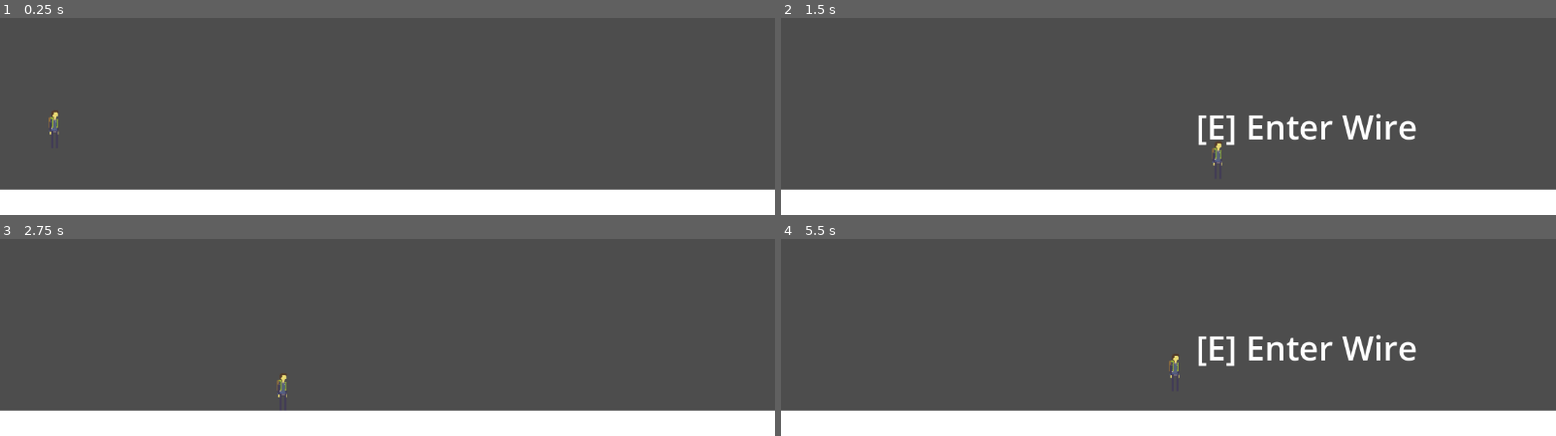
Above: before the commit, frames 1-4 (two rows, left to right).
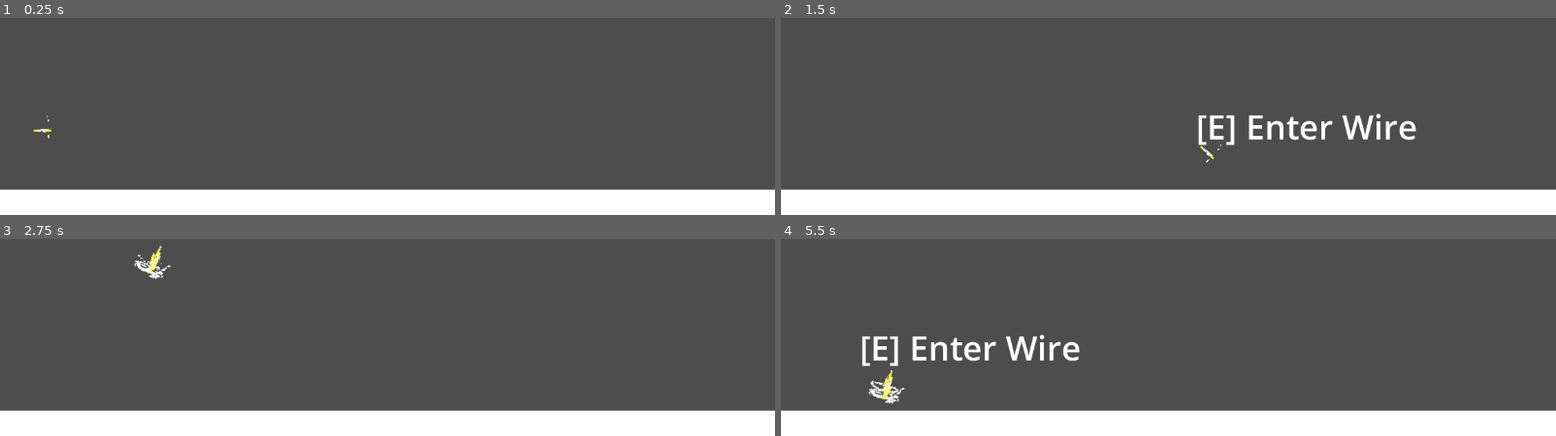
Above: after the commit, the same moments.

Repository: The-Spark-Industries/spark-energy
Game: Godot game, scene res://Master Scenes/level1.tscn
Same seed, same stepped clock (60 frames per second), same inputs: the game is played once before the commit and once after it.
Inputs:
- Up to frame 1 (0.25 s): no input
- Up to frame 2 (1.5 s): hold Right (ui_right) from 0.53 s (still down); tap E (interact) at 0.6, 1.35 s; tap Space (jump) at 0.77 s
- Up to frame 3 (2.75 s): tap Space (jump) at 1.52 s; release Right (ui_right) at 2.03 s; hold Left (ui_left) from 2.03 s (still down); tap E (interact) at 2.1 s
- Up to frame 4 (5.5 s): release Left (ui_left) at 2.78 s; hold Right (ui_right) 2.78-4.28 s; tap E (interact) every 0.75 s from 2.85 to 5.1 s; tap Space (jump) at 3.02, 3.77, 4.52 s; hold Left (ui_left) 4.28-5.03 s; hold Right (ui_right) from 5.03 s (still down)

The runs differ from the first frame. In frame 1, 0.1% of the frame differs, in the area x 4-8%, y 47-62%; in frame 2, 0.1%; in frame 3, 0.4%; in frame 4, 3.4%, in the area x 10-82%, y 48-84%.

Commit message:
Small Animation changes
Added sprites for animations

Diff:
--- a/Master Scenes/level1.tscn
+++ b/Master Scenes/level1.tscn
@@ -1,10 +1,11 @@
 [gd_scene format=3 uid="uid://c812w5iknq1es"]
 
 [ext_resource type="Script" uid="uid://ddurd58npppi" path="res://Scripts/Player.gd" id="1_vly50"]
-[ext_resource type="Texture2D" uid="uid://bbcour4btu45" path="res://1_Main Character Assets/Spark Assets/Spark Sprites/spark2.png" id="2_nuwp2"]
 [ext_resource type="Script" uid="uid://hxb45dpv1eq5" path="res://Scripts/RoomCamera.gd" id="3_roomcam"]
 [ext_resource type="PackedScene" uid="uid://b3wrn5c1q8iuw" path="res://Master Scenes/pauseMenu.tscn" id="4_nuwp2"]
+[ext_resource type="Texture2D" uid="uid://x1n81kjyuq2x" path="res://1_Main Character Assets/Spark Assets/Spark Animations/sparkSpriteSheet.png" id="4_rgorn"]
 [ext_resource type="Script" uid="uid://bqfwoq83t3tyc" path="res://Scripts/WireEnd.gd" id="4_wireend"]
+[ext_resource type="Texture2D" uid="uid://bkidejf03qdbu" path="res://1_Main Character Assets/Spark Assets/Spark Animations/explosion(1).png" id="5_tiul6"]
 [ext_resource type="Script" uid="uid://b5agu4nw8ytqn" path="res://Scripts/WirePath.gd" id="5_wirepath"]
 
 [sub_resource type="PhysicsMaterial" id="PhysicsMaterial_lyd6k"]
@@ -17,6 +18,143 @@
 
 [sub_resource type="RectangleShape2D" id="RectangleShape2D_y4dr7"]
 size = Vector2(16, 56)
+
+[sub_resource type="AtlasTexture" id="AtlasTexture_gdrb5"]
+atlas = ExtResource("4_rgorn")
+region = Rect2(0, 0, 64, 64)
+
+[sub_resource type="AtlasTexture" id="AtlasTexture_303fj"]
+atlas = ExtResource("4_rgorn")
+region = Rect2(0, 0, 64, 64)
+
+[sub_resource type="AtlasTexture" id="AtlasTexture_l37wp"]
+atlas = ExtResource("4_rgorn")
+region = Rect2(0, 64, 64, 64)
+
+[sub_resource type="AtlasTexture" id="AtlasTexture_aqaee"]
+atlas = ExtResource("4_rgorn")
+region = Rect2(0, 128, 64, 64)
+
+[sub_resource type="AtlasTexture" id="AtlasTexture_1yw1p"]
+atlas = ExtResource("4_rgorn")
+region = Rect2(0, 192, 64, 64)
+
+[sub_resource type="AtlasTexture" id="AtlasTexture_l8ajp"]
+atlas = ExtResource("4_rgorn")
+region = Rect2(64, 0, 64, 64)
+
+[sub_resource type="AtlasTexture" id="AtlasTexture_6xxqs"]
+atlas = ExtResource("4_rgorn")
+region = Rect2(64, 64, 64, 64)
+
+[sub_resource type="AtlasTexture" id="AtlasTexture_wnyvq"]
+atlas = ExtResource("4_rgorn")
+region = Rect2(64, 128, 64, 64)
+
+[sub_resource type="AtlasTexture" id="AtlasTexture_naso3"]
+atlas = ExtResource("4_rgorn")
+region = Rect2(64, 192, 64, 64)
+
+[sub_resource type="AtlasTexture" id="AtlasTexture_21y3i"]
+atlas = ExtResource("4_rgorn")
+region = Rect2(128, 0, 64, 64)
+
+[sub_resource type="AtlasTexture" id="AtlasTexture_8ifkh"]
+atlas = ExtResource("5_tiul6")
+region = Rect2(0, 0, 64, 64)
+
+[sub_resource type="AtlasTexture" id="AtlasTexture_xe1pu"]
+atlas = ExtResource("5_tiul6")
+region = Rect2(64, 0, 64, 64)
+
+[sub_resource type="AtlasTexture" id="AtlasTexture_g77rh"]
+atlas = ExtResource("5_tiul6")
+region = Rect2(128, 0, 64, 64)
+
+[sub_resource type="AtlasTexture" id="AtlasTexture_wqik4"]
+atlas = ExtResource("5_tiul6")
+region = Rect2(192, 0, 64, 64)
+
+[sub_resource type="AtlasTexture" id="AtlasTexture_0xmx1"]
+atlas = ExtResource("5_tiul6")
+region = Rect2(0, 64, 64, 64)
+
+[sub_resource type="AtlasTexture" id="AtlasTexture_m1dw6"]
+atlas = ExtResource("5_tiul6")
+region = Rect2(64, 64, 64, 64)
+
+[sub_resource type="AtlasTexture" id="AtlasTexture_2rbmd"]
+atlas = ExtResource("5_tiul6")
+region = Rect2(128, 64, 64, 64)
+
+[sub_resource type="SpriteFrames" id="SpriteFrames_211ka"]
+animations = [{
+"frames": [{
+"duration": 1.0,
+"texture": SubResource("AtlasTexture_gdrb5")
+}],
+"loop": true,
+"name": &"idle",
+"speed": 5.0
+}, {
+"frames": [{
+"duration": 0.5,
+"texture": SubResource("AtlasTexture_303fj")
+}, {
+"duration": 0.5,
+"texture": SubResource("AtlasTexture_l37wp")
+}, {
+"duration": 0.5,
+"texture": SubResource("AtlasTexture_aqaee")
+}, {
+"duration": 0.5,
+"texture": SubResource("AtlasTexture_1yw1p")
+}, {
+"duration": 0.5,
+"texture": SubResource("AtlasTexture_l8ajp")
+}, {
+"duration": 0.5,
+"texture": SubResource("AtlasTexture_6xxqs")
+}, {
+"duration": 0.5,
+"texture": SubResource("AtlasTexture_wnyvq")
+}, {
+"duration": 0.5,
+"texture": SubResource("AtlasTexture_naso3")
+}, {
+"duration": 0.5,
+"texture": SubResource("AtlasTexture_21y3i")
+}],
+"loop": true,
+"name": &"run",
+"speed": 5.0
+}, {
+"frames": [{
+"duration": 0.3,
+"texture": SubResource("AtlasTexture_8ifkh")
+}, {
+"duration": 0.3,
+"texture": SubResource("AtlasTexture_xe1pu")
+}, {
+"duration": 0.3,
+"texture": SubResource("AtlasTexture_g77rh")
+}, {
+"duration": 0.3,
+"texture": SubResource("AtlasTexture_wqik4")
+}, {
+"duration": 0.3,
+"texture": SubResource("AtlasTexture_0xmx1")
+}, {
+"duration": 0.3,
+"texture": SubResource("AtlasTexture_m1dw6")
+}, {
+"duration": 0.3,
+"texture": SubResource("AtlasTexture_2rbmd")
+}],
+"loop": true,
+"name": &"wire",
+"speed": 5.0
+}]
 
 [sub_resource type="Curve2D" id="Curve2D_wire1"]
 _data = {
@@ -96,8 +234,9 @@
 position = Vector2(-1, 2)
 shape = SubResource("RectangleShape2D_y4dr7")
 
-[node name="Sprite2D" type="Sprite2D" parent="CharacterBody2D" unique_id=648467936]
-texture = ExtResource("2_nuwp2")
+[node name="AnimatedSprite2D" type="AnimatedSprite2D" parent="CharacterBody2D" unique_id=735238677]
+sprite_frames = SubResource("SpriteFrames_211ka")
+animation = &"wire"
 
 [node name="CameraPoints" type="Node2D" parent="." unique_id=672961212]
 position = Vector2(-1099, 1007)
--- a/Scripts/Player.gd
+++ b/Scripts/Player.gd
@@ -14,7 +14,7 @@
 @export var MAX_FALL_SPEED := 25000.0
 
 # --- State & Internal Variables ---
-enum States { IDLE, RUN, JUMP, AIR, DEAD }
+enum States { IDLE, RUN, JUMP, AIR, DEAD, WIRE }
 var state: States = States.AIR
 
 var prev_velocity := Vector2.ZERO
@@ -25,6 +25,20 @@
 # Stack for wire player is currently hovering [cite: 5]
 var _pipes_inside: Array[Node] = []
 
+# Wire travel state tracking
+var _current_wire_path: Node = null
+var _wire_rotation: float = 0.0
+
+## When true, the player can walk on water and will have a short grace period before dying.
+@export var can_walk_on_water: bool = false
+## How long the player can be on water before dying when can_walk_on_water is true (seconds).
+@export var water_grace_duration: float = 0.5
+
+var _water_overlap_count: int = 0
+var _water_death_timer: Timer
+## Tracks whether the water-walk grace has been used this life (one touch allowed per respawn).
+var _water_walk_used: bool = false
+
 @onready var sprite: AnimatedSprite2D = $AnimatedSprite2D
 @onready var animPlayer: AnimationPlayer = $AnimationPlayer
 
@@ -35,19 +49,38 @@
 func _physics_process(delta: float) -> void:
 	if get_meta("pipe_traveling", false):
 		velocity = Vector2.ZERO
-		return
+		if state != States.WIRE:
+			state = States.WIRE
 
 	var direction = Input.get_axis("ui_left", "ui_right")
 
 	# Update Floor/Coyote Timing
 	if is_on_floor():
 		last_floor_msec = Time.get_ticks_msec()
-	elif state != States.JUMP and state != States.AIR and state != States.DEAD:
+	elif state != States.JUMP and state != States.AIR and state != States.DEAD and state != States.WIRE:
 		state = States.AIR
 		if sprite: sprite.play("fall")
 
 	# --- State Machine ---
 	match state:
+		States.WIRE:
+			# Wire state - sprite rotation is handled in wire path update
+			if sprite:
+				# Only start the animation if it's not already playing
+				if sprite.animation != "wire" or not sprite.is_playing():
+					sprite.play("wire")
+				sprite.rotation = _wire_rotation
+			if animPlayer:
+				if not animPlayer.is_playing() or animPlayer.current_animation != "wire":
+					if animPlayer.has_animation("wire"):
+						animPlayer.play("wire")
+			# Exit wire state if no longer traveling
+			if not get_meta("pipe_traveling", false):
+				state = States.AIR
+				_current_wire_path = null
+				if sprite:
+					sprite.rotation = 0.0
+
 		States.JUMP:
 			velocity.y = JUMP_VELOCITY * delta
 			if sprite: sprite.play("jump")
@@ -111,6 +144,10 @@
 	prev_velocity = velocity
 	move_and_slide()
 
+	# Update wire rotation if in WIRE state
+	if state == States.WIRE:
+		_update_wire_rotation()
+
 	# Wire transport [cite: 7]
 	if Input.is_action_just_pressed("interact"):
 		var active := _active_pipe()
@@ -122,6 +159,32 @@
 	if direction != 0 and sprite:
 		sprite.flip_h = direction < 0
 
+func _update_wire_rotation() -> void:
+	"""Calculate and update sprite rotation to follow wire path direction."""
+	if not _current_wire_path or not _current_wire_path.has_method("get_path_follow"):
+		return
+
+	var path_follow = _current_wire_path.get_path_follow()
+	if not path_follow:
+		return
+
+	var path2d = path_follow.get_parent() as Path2D
+	if not path2d or not path2d.curve:
+		return
+
+	var current_progress = path_follow.progress_ratio
+	var sample_distance = 0.01  # Small offset to sample tangent
+	var next_progress = clamp(current_progress + sample_distance, 0.0, 1.0)
+
+	var current_pos = path2d.curve.sample_baked(current_progress * path2d.curve.get_baked_length())
+	var next_pos = path2d.curve.sample_baked(next_progress * path2d.curve.get_baked_length())
+
+	var direction = (next_pos - current_pos).normalized()
+	_wire_rotation = direction.angle()
+
+	if sprite:
+		sprite.rotation = _wire_rotation
+
 # --- Wire/Pipe Callbacks [cite: 7, 8] ---
 
 func _active_pipe() -> Node:
@@ -132,6 +195,12 @@
 func _on_pipe_entered(pipe_end: Node) -> void:
 	if pipe_end not in _pipes_inside:
 		_pipes_inside.append(pipe_end)
+
+		# Track the wire path when entering
+		if pipe_end.has_method("get_wire_path"):
+			var wire_path = pipe_end.get_wire_path()
+			if wire_path:
+				_current_wire_path = wire_path
 
 func _on_pipe_exited(pipe_end: Node) -> void:
 	_pipes_inside.erase(pipe_end)
--- a/Scripts/WireEnd.gd
+++ b/Scripts/WireEnd.gd
@@ -32,6 +32,9 @@
 		return false
 	return await _wire_path.begin_travel(player, self)
 
+func get_wire_path() -> Node:
+	return _wire_path
+
 
 func _on_body_entered(body: Node2D) -> void:
 	if not (body is CharacterBody2D):
--- a/Scripts/WirePath.gd
+++ b/Scripts/WirePath.gd
@@ -60,6 +60,9 @@
 	if wire_end == _end_a:
 		return _end_b
 	return _end_a
+
+func get_path_follow() -> PathFollow2D:
+	return _path_follow
 
 func begin_travel(player: CharacterBody2D, from_end: Node) -> bool:
 	if _busy:
Binary file added: 1_Main Character Assets/Spark Assets/Spark Animations/explosion(1).png
Not shown, added: 1_Main Character Assets/Spark Assets/Spark Animations/explosion(1).png.import
Binary file added: 1_Main Character Assets/Spark Assets/Spark Animations/sparkSpriteSheet.png
Not shown, added: 1_Main Character Assets/Spark Assets/Spark Animations/sparkSpriteSheet.png.import
